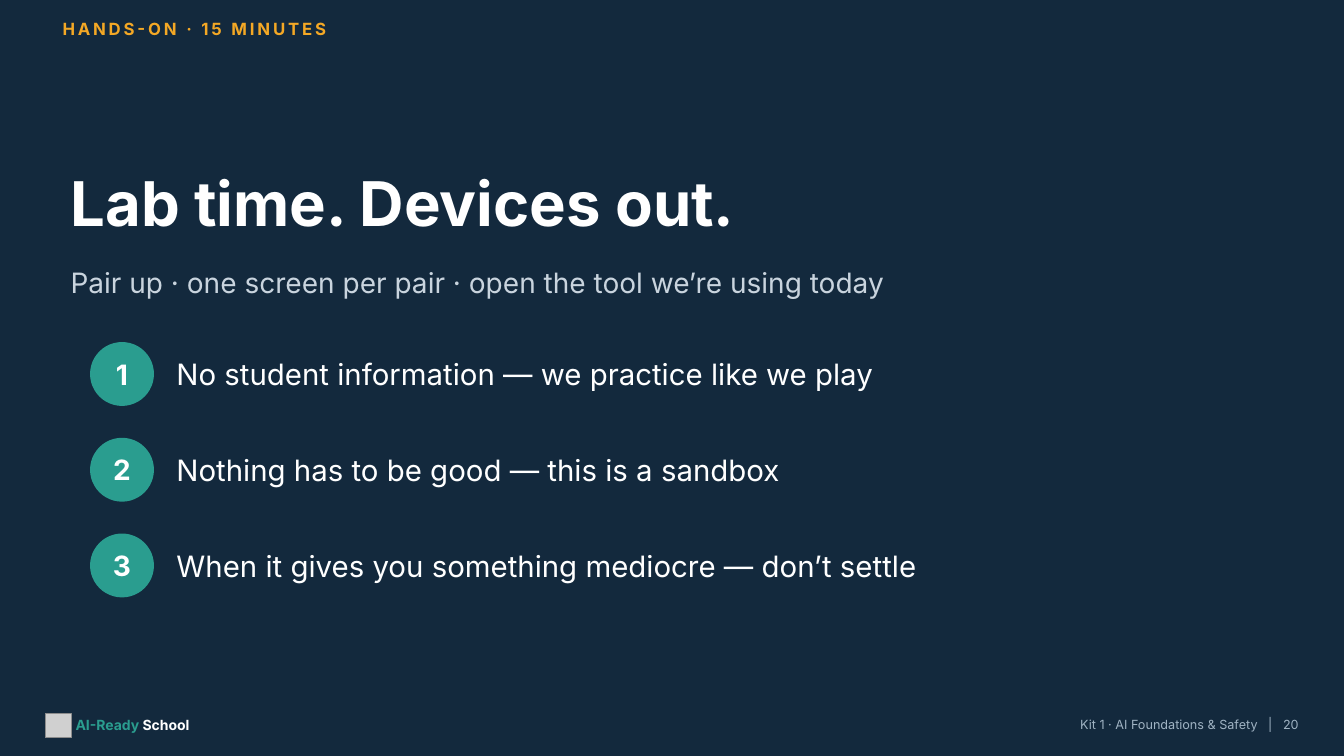
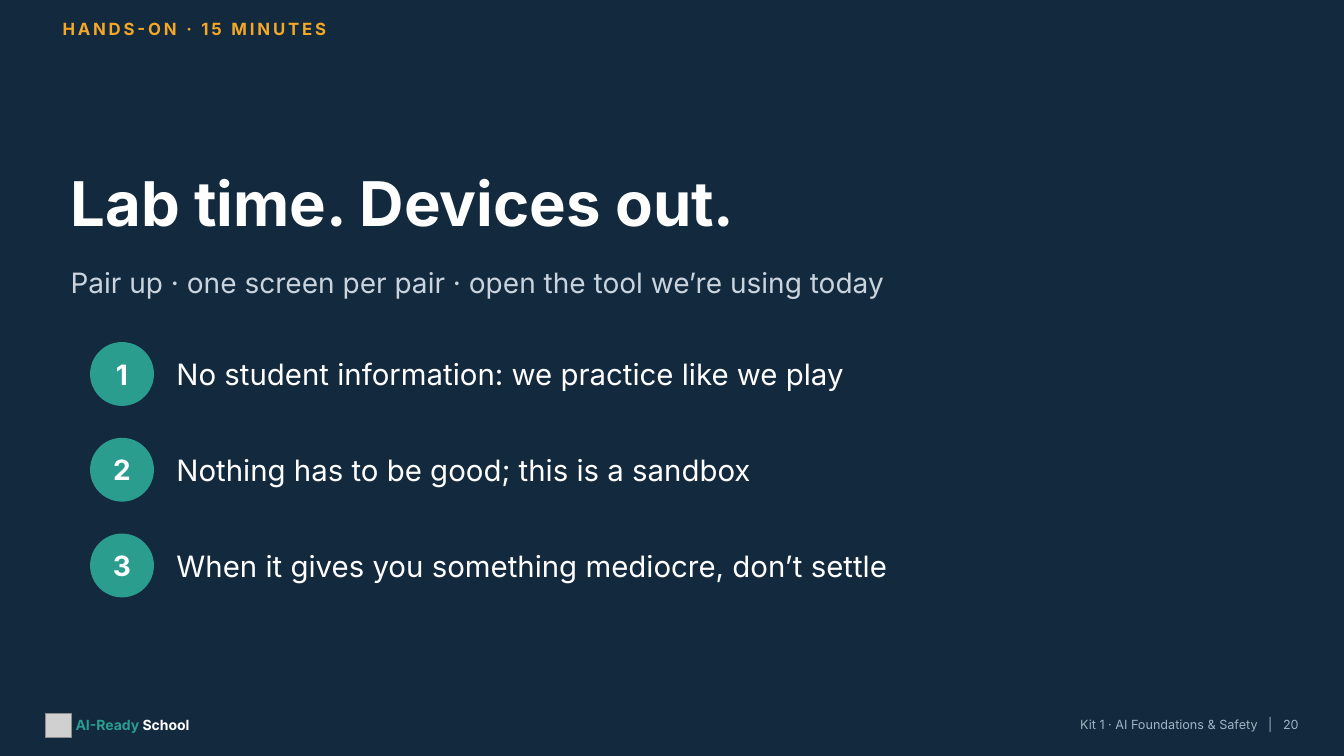
Before and after one commit to aspinozzi1/Ai-School-Ready, a slide deck: slide 20 of kits/kit01/Kit01_PresentationDeck.pptx. Drawn at 1344x756 pixels with LibreOffice and Linux fonts; fonts in the diff are those of the drawing; grey boxes stand for pictures. Boxes give left, top, right and bottom in pixels: in the first picture for what was removed or moved away, otherwise in the second. Text is boxed around its words. In the diff, an @@ line names an element or a change of style, - is before the commit and + after.

```diff
--- a/kits/kit01/Kit01_PresentationDeck.pptx
+++ b/kits/kit01/Kit01_PresentationDeck.pptx
@@ text at (x1=176, y1=362, x2=844, y2=391): text changed @@
-No student information — we practice like we play
+No student information: we practice like we play
@@ text at (x1=176, y1=459, x2=750, y2=488): text changed @@
-Nothing has to be good — this is a sandbox
+Nothing has to be good; this is a sandbox
@@ text at (x1=176, y1=555, x2=887, y2=584): text changed @@
-When it gives you something mediocre — don’t settle
+When it gives you something mediocre, don’t settle
```
Also in this commit, not shown: 24 other slides changed, 20 other files.
